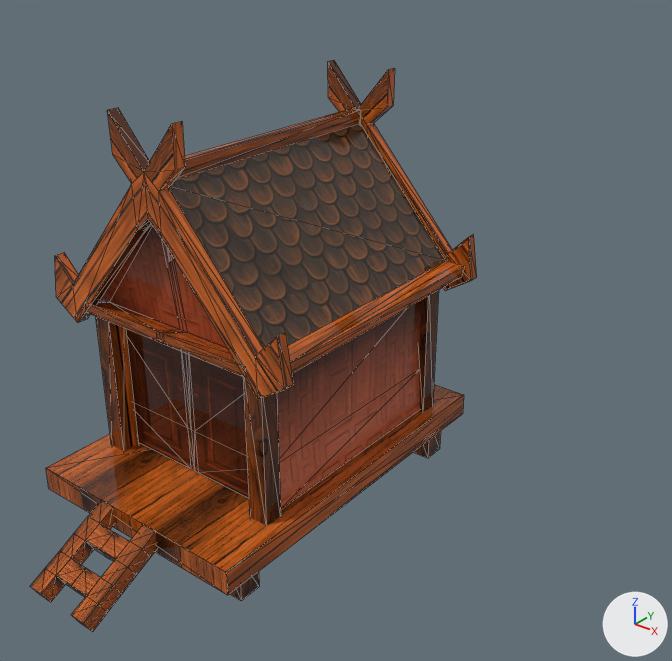
What one commit did to the glTF model studio/ggj2026/obj/house.glb.
The view is the same before and after, from a 50 mm camera at (4.05, -5.53, 3.78) aimed at (0.43, -1.01, 0.98). Lighting does not change. The marker at lower right points along +X, +Y and +Z. Mesh edges are drawn as thin lines. Where no turn or scale is listed for an object, it has been applied to the vertices. Vertices at the same position are counted once.

The scene before the commit, as lines of its bpy script (objects in view):
```python
me_cube_004_0 = bpy.data.meshes.new('Cube.004_0')
me_cube_004_0.from_pydata(...)  # 366 vertices, 560 faces; spans x -0.97..0.95, y -1.58..1.45, z -1.18..1.53
# faces by material slot: [426, 114, 4, 16]
me_cube_004_0.materials.append(mat_redwhite)  # picture img_image_8
me_cube_004_0.materials.append(mat_wall)  # picture img_image_6
me_cube_004_0.materials.append(mat_roof)  # picture img_image_13
me_cube_004_0.materials.append(mat_door)  # picture img_image_14
ob_cube_004_0 = bpy.data.objects.new('Cube.004_0', me_cube_004_0)
ob_cube_004_0.location = (0.249, -1.748, 1.15)
```
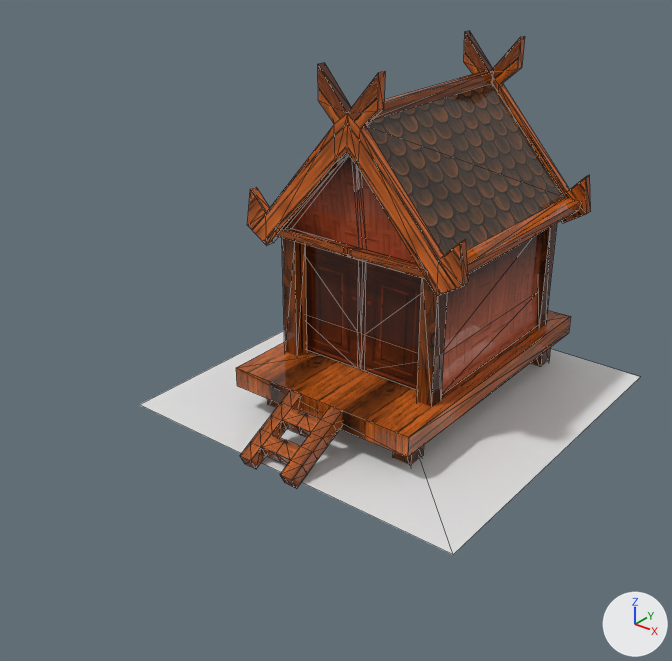
Pixel boxes [x1, y1, x2, y2] of what changed, in the pictures (672 x 661 px):
```json
{"object": "Cube.004_0", "change": "reshaped, moved", "before": [30, 60, 477, 632], "after": [140, 30, 640, 555], "on screen": "12% wider, 8% shorter"}
{"part": 1, "of": "me_cube_004_0", "change": "added", "after": [140, 331, 640, 555]}
```

The change, as JSON lines over the scene's bpy script:
```json
{"block": "me_cube_004_0", "where": "# used by ob_cube_004_0; location = (0.249, -1.748, 1.15)"}
{"block": "me_cube_004_0", "where": "# verts and faces of me_cube_004_0; kept vertices keep their numbers, new ones are numbered from 366"}
{"op": "remove", "block": "me_cube_004_0", "code": "me_cube_004_0.from_pydata(...)  # 366 vertices, 560 faces; spans x -0.97..0.95, y -1.58..1.45, z -1.18..1.53"}
{"op": "add", "block": "me_cube_004_0", "code": "me_cube_004_0.from_pydata(...)  # 370 vertices, 562 faces; spans x -1.46..1.48, y -1.58..1.47, z -1.18..1.53"}
{"block": "me_cube_004_0", "change": "me_cube_004_0 part 1"}
{"op": "add", "block": "me_cube_004_0", "code": "verts[366] = (1.48, -1.47, -1.15)  # pixel (453, 554)"}
{"op": "add", "block": "me_cube_004_0", "code": "verts[367] = (-1.46, -1.47, -1.15)  # pixel (139, 404)"}
{"op": "add", "block": "me_cube_004_0", "code": "verts[368] = (1.48, 1.47, -1.15)  # pixel (640, 376)"}
{"op": "add", "block": "me_cube_004_0", "code": "verts[369] = (-1.46, 1.47, -1.15)"}
{"op": "add", "block": "me_cube_004_0", "code": "faces += [(366, 367, 369), (366, 369, 368)]"}
{"op": "set", "path": "ob_cube_004_0.location", "old": "(0.249, -1.748, 1.15)", "new": "(0.249, 0.0, 1.15)"}
```
